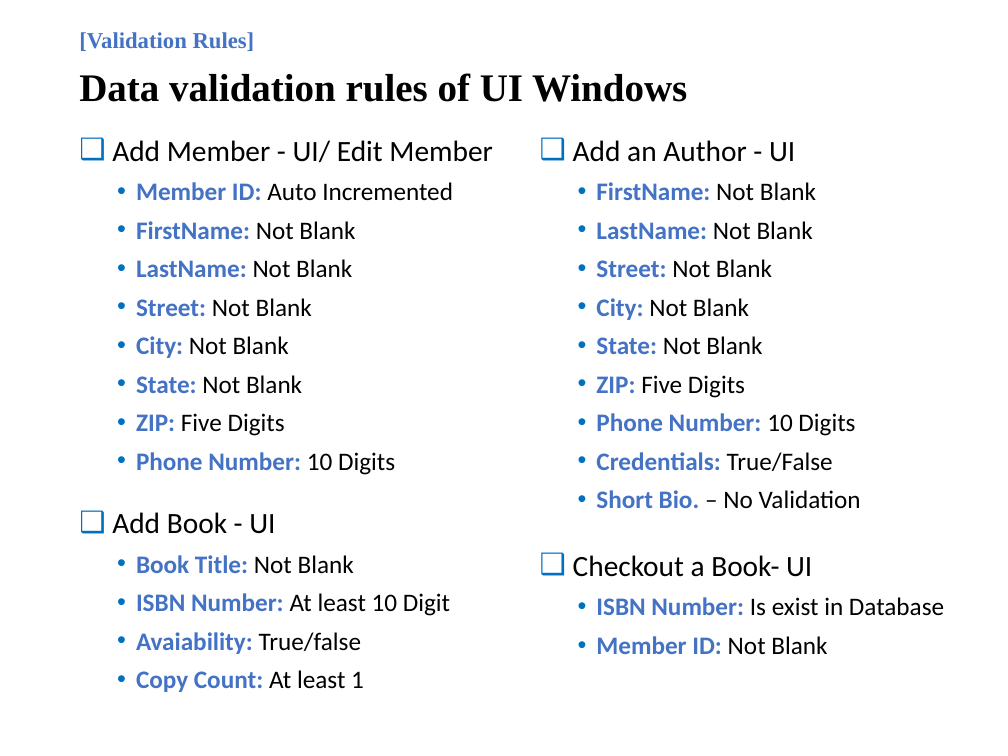
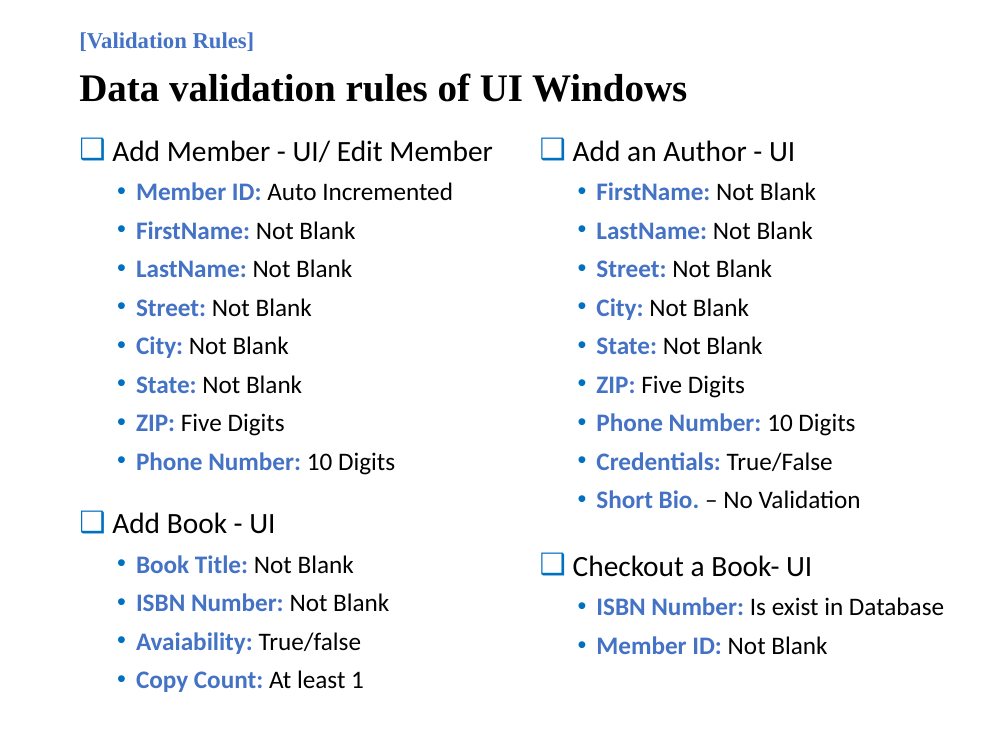
Before and after one commit to vijay9711/MPP_Project, a slide deck: slide 7 of doc/Presentation File.pptx. Drawn at 1008x756 pixels with LibreOffice and Linux fonts; fonts in the diff are those of the drawing. Boxes give left, top, right and bottom in pixels: in the first picture for what was removed or moved away, otherwise in the second. Text is boxed around its words. In the diff, an @@ line names an element or a change of style, - is before the commit and + after.

```diff
--- a/doc/Presentation File.pptx
+++ b/doc/Presentation File.pptx
@@ text at bbox=[136, 593, 389, 611]: text changed; text colour #000000 to #4472C4; bold on @@
-  • ISBN Number: At least 10 Digit
+  • ISBN Number: Not Blank
```
Also in this commit, not shown: 3 other slides changed, 1 slide added, 5 other files.
